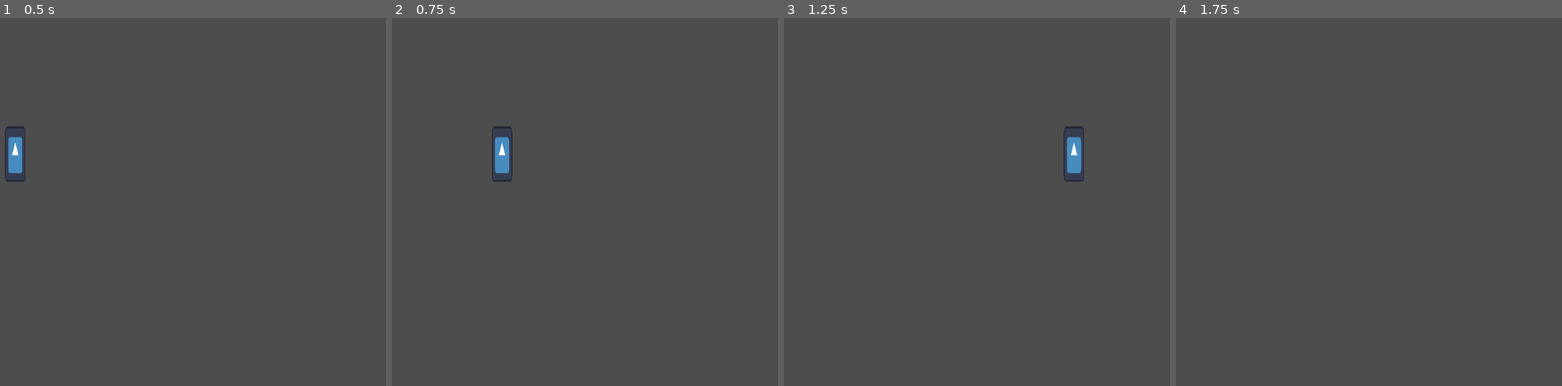
Above: before the commit, frames 1-4 (left to right).
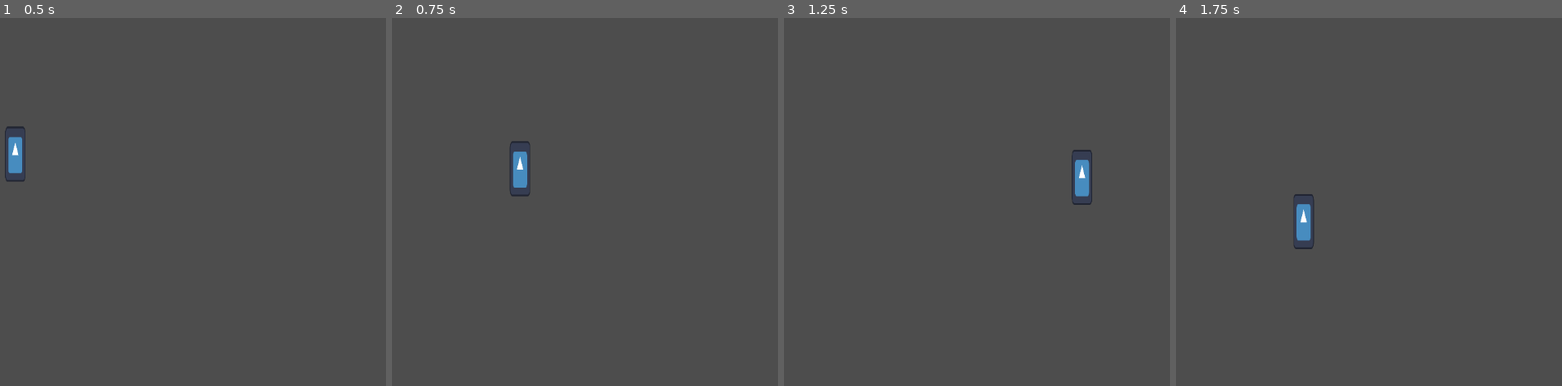
Above: after the commit, the same moments.

Repository: CR1SI/Project-W
Game: Godot game, scene res://player.tscn
Two runs of this game, one before a commit and one after it. Both use one fixed random seed, a clock stepped at 60 frames per second and the inputs below. The project has no main scene, so this scene is started directly. The engine's default icon, where the game draws it, is replaced by a stand-in: a white triangle on a blue panel in a dark square.
Inputs (mouse positions are in pixels of both pictures, inside the frame that each line leads up to):
- Up to frame 1 (0.5 s): no input
- Up to frame 2 (0.75 s): tap Enter at 0.5 s; move the mouse to (612, 183) at 0.52 s; hold D (right) from 0.53 s (still down); hold Shift (dodge) from 0.53 s (still down)
- Up to frame 3 (1.25 s): keep holding D (right); keep holding Shift (dodge)
- Up to frame 4 (1.75 s): move the mouse to (outside the picture) at 1.27 s; release D (right) at 1.28 s; release Shift (dodge) at 1.28 s; hold S (down) from 1.28 s (still down); tap Shift (dodge) at 1.35 s

Frame 1 is identical in both runs. In frame 2, 1.0% of the frame differs, in the area x 25-36%, y 29-49%; in frame 3, 0.8%; in frame 4, 0.5%.

Commit message:
dash
changed dash to use mouse pointer location...still feels junky. I commented..its like 2 lines of statements nothing crazy/

Diff:
--- a/dodge_state.gd
+++ b/dodge_state.gd
@@ -4,8 +4,10 @@
 @onready var walk: walk_state = $"../walk"
 @onready var idle: idle_state = $"../idle"
 
+
 @export var dash_speed: float = 1000.0 #this has to always be higher than the player_speed otherwise it will slow down instead.
 @export var dash_duration: float = 0.3
+
 
 var timer: float = 0.0 #makeshift timer, you could use a timer node.
 
@@ -13,10 +15,7 @@
 func Enter() -> void:
 
 	#checking what direction to dodge while in idle
-	var dash_direction = player.direction
-	if dash_direction == Vector2.ZERO:
-		dash_direction = player.last_direction
-		pass
+	var dash_direction = player.mouse_position-player.position
 
 	#checking where to dodge based on current walking vector
 	if dash_direction != Vector2.ZERO:
--- a/player.gd
+++ b/player.gd
@@ -1,5 +1,7 @@
 class_name Player
 extends CharacterBody2D
+
+var mouse_position = null
 
 @onready var state_machine: StateMachine = $StateMachine
 var direction: Vector2 = Vector2.ZERO
@@ -17,6 +19,7 @@
 	pass
 
 func _physics_process(delta: float) -> void:
+	mouse_position = get_global_mouse_position() #keeps track of mouse position
 	#check documentation
 	move_and_slide()
 
